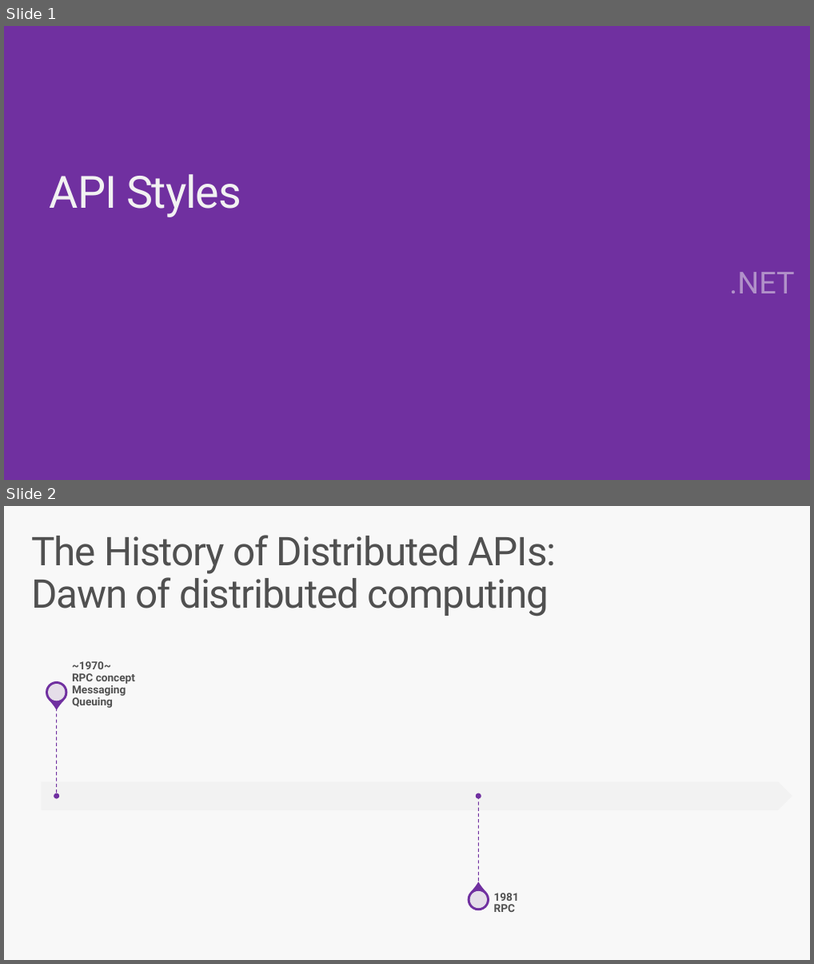
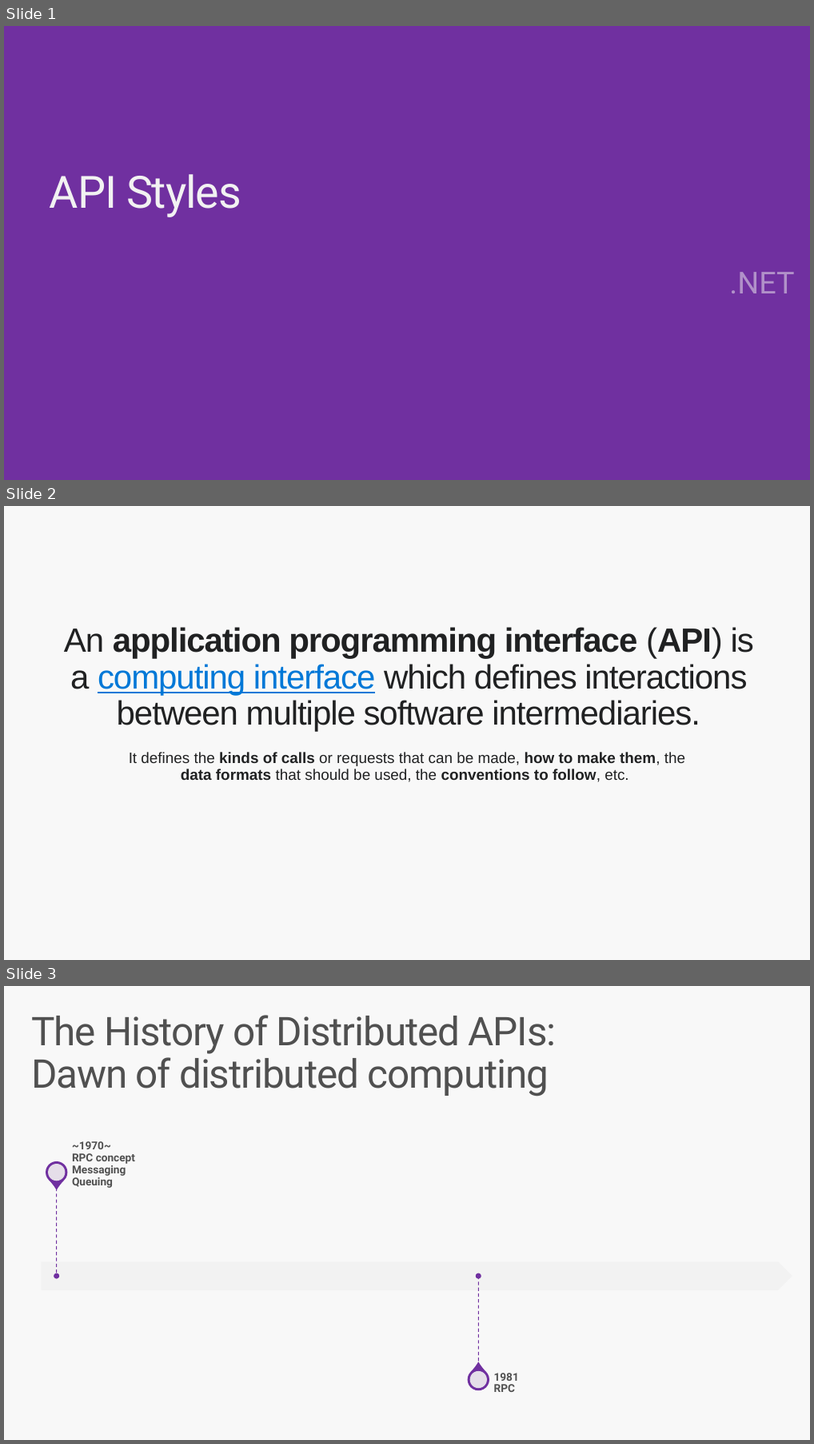
Before and after one commit to jlamch/.net-core, a slide deck: 3.api-flavours.pptx. Shown one above the other, each under a label of ours: slides 1 and 2 before the commit, slides 1, 2 and 3 after it. The pictures are 814x964 and 814x1444 pixels, drawn with LibreOffice and Linux fonts; fonts in the diff are those of the drawing; background and template pictures are left out. Boxes give left, top, right and bottom in pixels: in the first picture for what was removed or moved away, otherwise in the second. Text is boxed around its words. In the diff, an @@ line names an element or a change of style, - is before the commit and + after.

```diff
--- a/3.api-flavours.pptx
+++ b/3.api-flavours.pptx
@@ slide 2 added at bbox=[4, 506, 810, 960], background #F8F8F8 @@
@@ title added at bbox=[64, 627, 754, 732], 40 pt, text #202122 @@
+An application programming interface (API) is a computing interface which defines interactions between multiple software intermediaries.
@@ subtitle added at bbox=[129, 752, 686, 782], 18 pt, text #202122 @@
+It defines the kinds of calls or requests that can be made, how to make them, the data formats that should be used, the conventions to follow, etc.
@@ what was slide 2 is now slide 3 @@
```
Also in this commit, not shown: 28 slides changed, 2 other files.
